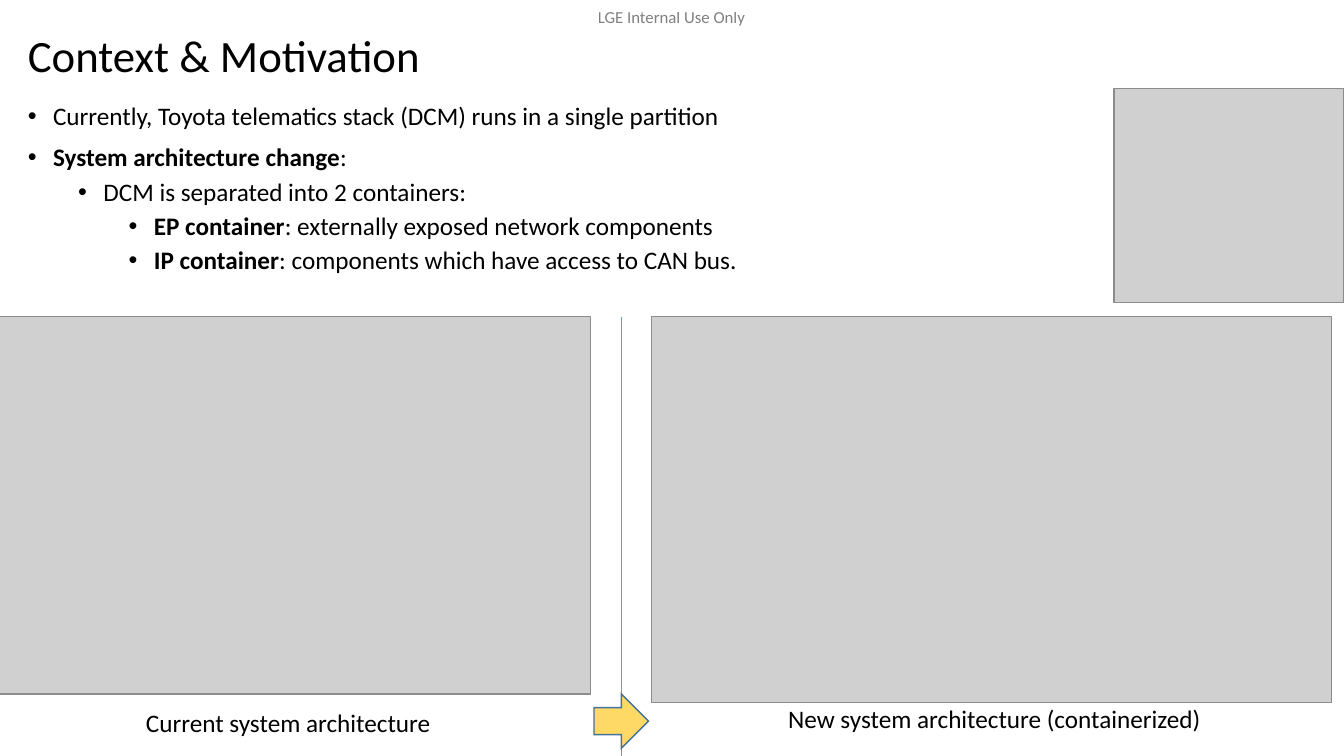
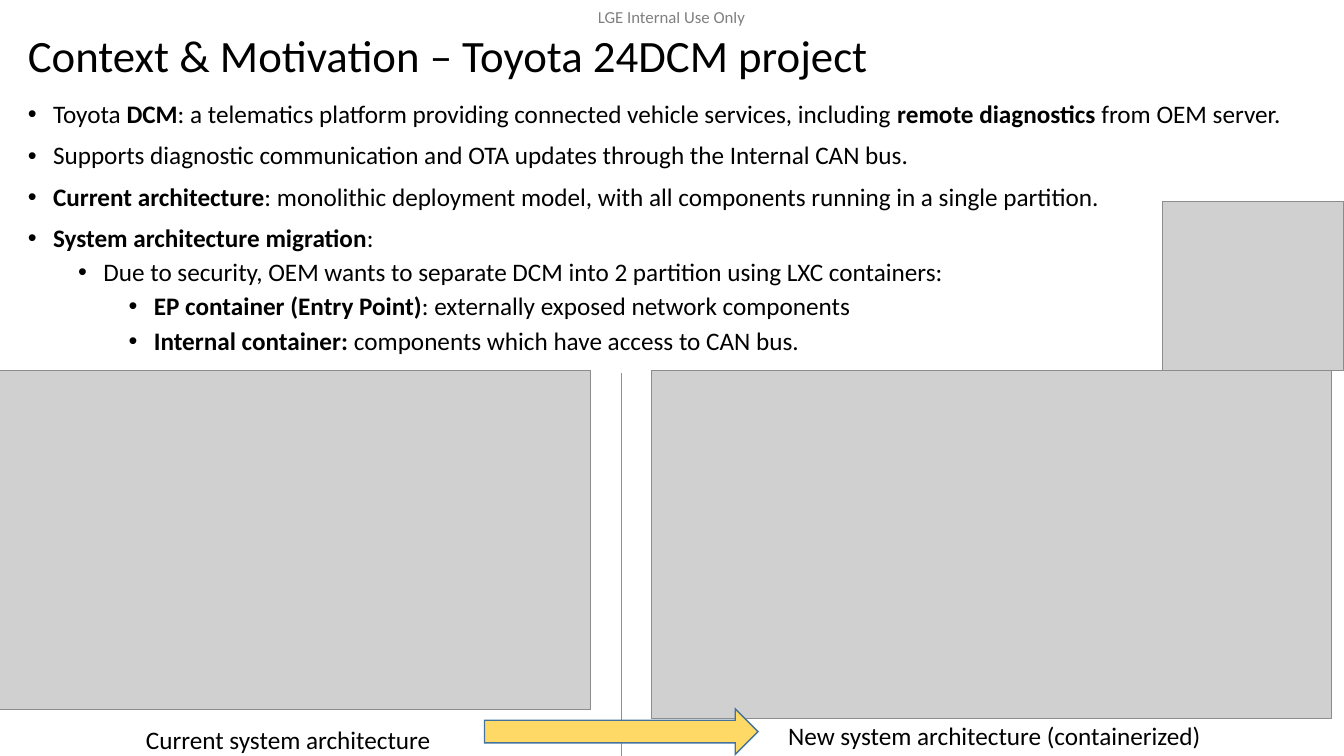
Before and after one commit to btqt/fe, a slide deck: slide 3 of design/FE_phi.vu_Design of Secure Remote Diag on Container Separation Architecture_3rd.pptx. Drawn at 1344x756 pixels with LibreOffice and Linux fonts; fonts in the diff are those of the drawing; grey boxes stand for pictures; background and template pictures are left out. Boxes give left, top, right and bottom in pixels: in the first picture for what was removed or moved away, otherwise in the second. Text is boxed around its words. In the diff, an @@ line names an element or a change of style, - is before the commit and + after.

```diff
--- a/design/FE_phi.vu_Design of Secure Remote Diag on Container Separation Architecture_3rd.pptx
+++ b/design/FE_phi.vu_Design of Secure Remote Diag on Container Separation Architecture_3rd.pptx
@@ title at box(28, 41, 867, 80): text changed @@
-Context & Motivation
+Context & Motivation – Toyota 24DCM project
@@ text at box(53, 105, 1281, 354): text changed @@
-• Currently, Toyota telematics stack (DCM) runs in a single partition
-• System architecture change:
-  • DCM is separated into 2 containers:
-    • EP container: externally exposed network components
-    • IP container: components which have access to CAN bus.
+• Toyota DCM: a telematics platform providing connected vehicle services, including remote diagnostics from OEM server.
+• Supports diagnostic communication and OTA updates through the Internal CAN bus.
+• Current architecture: monolithic deployment model, with all components running in a single partition.
+• System architecture migration:
+  • Due to security, OEM wants to separate DCM into 2 partition using LXC containers:
+    • EP container (Entry Point): externally exposed network components
+    • Internal container: components which have access to CAN bus.
@@ picture: place and size @@
-picture at box(1114, 89, 1344, 302)
+picture at box(1163, 202, 1344, 370)
@@ picture: place and size @@
-picture at box(0, 317, 591, 694)
+picture at box(0, 370, 591, 710)
@@ line moved from (621, 317) - (621, 756) to (621, 373) - (621, 756) @@
@@ picture: place and size @@
-picture at box(652, 317, 1332, 703)
+picture at box(652, 370, 1332, 719)
@@ right arrow: place and size @@
-right arrow at box(594, 695, 648, 749)
+right arrow at box(485, 709, 758, 754)
@@ text "New system architecture (containerized)": place and size @@
-text "New system architecture (containerized)" at box(788, 710, 1200, 732)
+text "New system architecture (containerized)" at box(788, 727, 1200, 749)
@@ text "Current system architecture": place and size @@
-text "Current system architecture" at box(146, 714, 430, 736)
+text "Current system architecture" at box(146, 731, 430, 753)
```
Also in this commit, not shown: 9 other slides changed, 2 slides added, 1 slide removed, 7 other files.
